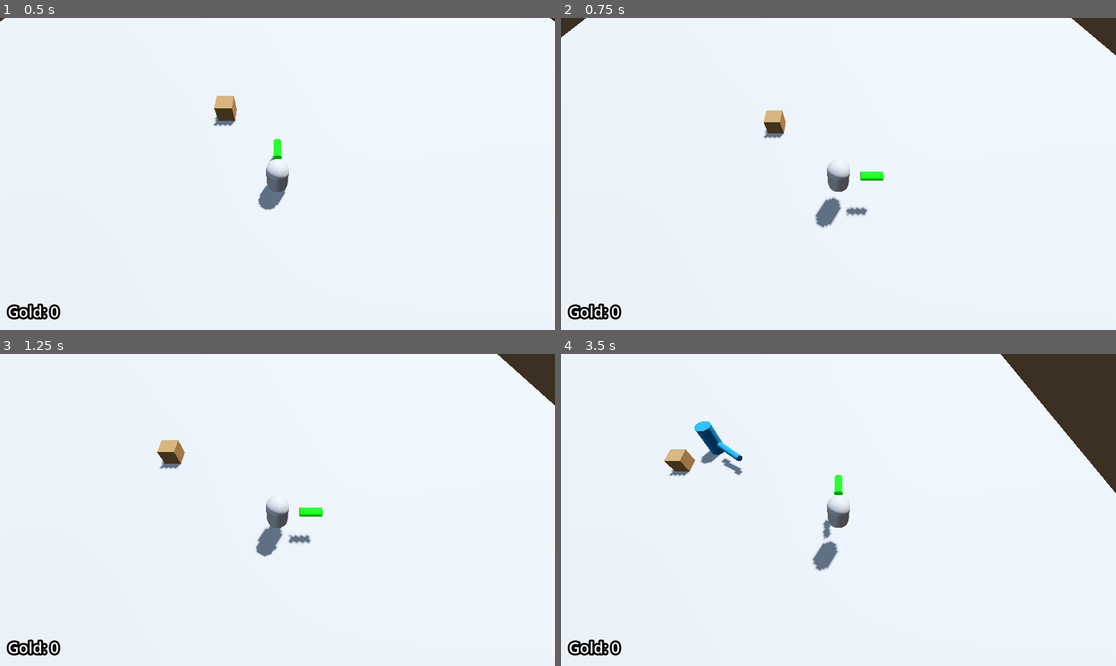
Above: before the commit, frames 1-4 (two rows, left to right).
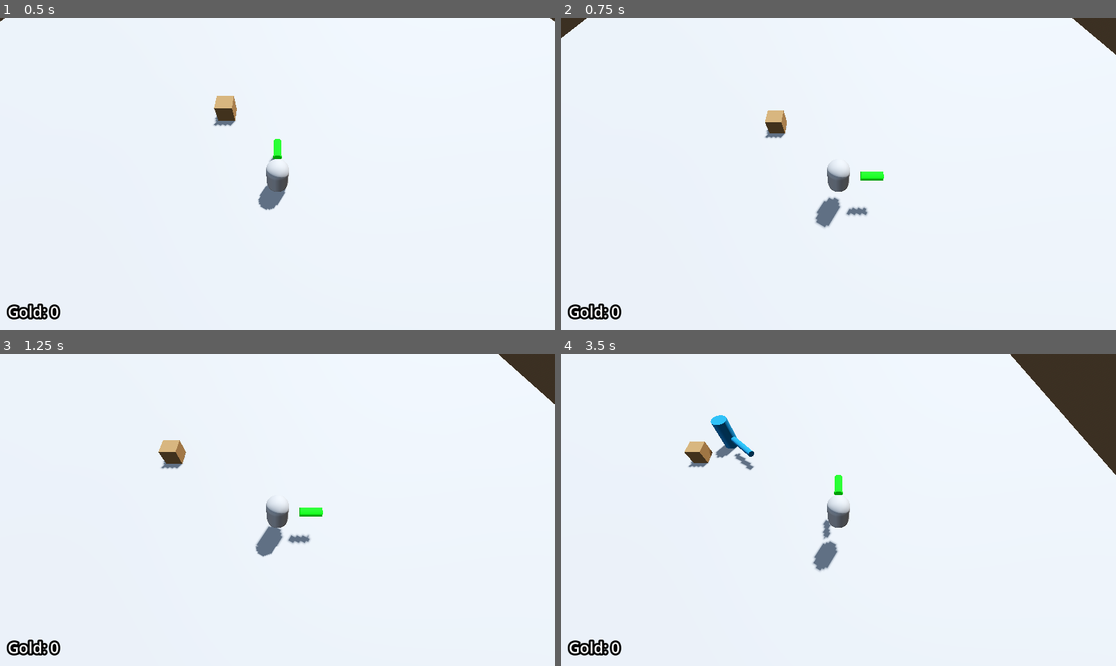
Above: after the commit, the same moments.

Repository: Ra-vanTech/ProjectBoozeArmy
Game: Godot game, scene res://Escena1_BoozeArmy.tscn
The game is run twice, just before and just after one commit, with the same random seed, the same clock (stepped at 60 frames per second) and the same inputs.
Inputs (mouse positions are in pixels of both pictures, inside the frame that each line leads up to):
- Up to frame 1 (0.5 s): no input
- Up to frame 2 (0.75 s): tap Enter at 0.5 s; move the mouse to (960, 158) at 0.52 s; hold D (move_right) from 0.53 s (still down); tap Space (jump) at 0.6 s
- Up to frame 3 (1.25 s): keep holding D (move_right); tap Space (jump) at 0.77, 1.07 s
- Up to frame 4 (3.5 s): move the mouse to (727, 525) at 1.27 s; release D (move_right) at 1.28 s; hold S (move_back) 1.28-2.03 s; right-click (727, 525) at 1.35 s; tap Space (jump) at 1.52, 1.55, 1.82, 2.1, 3.02, 3.05, 3.32 s; move the mouse to (894, 441) at 2.02 s; hold D (move_right) 2.03-2.78 s; move the mouse to (810, 572) at 2.77 s; hold W (move_forward) from 2.78 s (still down); right-click (810, 572) at 2.85 s

Frame 1 is identical in both runs. In frame 2, 0.2% of the frame differs, in the area x 0-100%, y 0-68%; in frame 3, 0.2%; in frame 4, 2.5%, in the area x 18-100%, y 0-70%.

Commit message:
[feat] Implementación de la máquina de estado
Aún está la primera que había hecho, ahorita se quita

Diff:
--- a/entities/player/scenes/player_test.tscn
+++ b/entities/player/scenes/player_test.tscn
@@ -3,8 +3,13 @@
 [ext_resource type="Script" uid="uid://b2utb5hqprrnp" path="res://entities/player/scripts/player.gd" id="1_87kod"]
 [ext_resource type="Script" uid="uid://b33qhtcbiwyen" path="res://entities/player/shared_components/components/InputComponent.gd" id="1_fc5vt"]
 [ext_resource type="Script" uid="uid://cet3rr2bu208v" path="res://entities/shared_components/MovementComponent.gd" id="2_ucsmf"]
+[ext_resource type="Script" uid="uid://cgcausgdv1lnp" path="res://core/state/shared_state/idle.gd" id="3_6tei6"]
 [ext_resource type="Script" uid="uid://iin3yxgmowr1" path="res://entities/shared_components/HealthComponent.gd" id="4_20dgb"]
+[ext_resource type="Script" uid="uid://djr2hdyh2qthi" path="res://core/state/shared_state/moving.gd" id="4_621nv"]
 [ext_resource type="Script" uid="uid://ccuyrq1cbmgww" path="res://entities/shared_components/HitBoxComponent.gd" id="5_7mveo"]
+[ext_resource type="Script" uid="uid://u6onrpfll0j8" path="res://entities/player/states/jumping.gd" id="5_f4mq5"]
+[ext_resource type="Script" uid="uid://bhibx0ldhclun" path="res://core/state/shared_state/falling.gd" id="6_147ks"]
+[ext_resource type="Script" uid="uid://dg58ii4f2iy6e" path="res://core/state/state_machine.gd" id="6_588vb"]
 
 [sub_resource type="CapsuleMesh" id="CapsuleMesh_ucsmf"]
 
@@ -19,8 +24,9 @@
 
 [sub_resource type="CapsuleShape3D" id="CapsuleShape3D_ucsmf"]
 
-[node name="Player_test" type="CharacterBody3D" unique_id=54499108 groups=["player"]]
+[node name="Player_test" type="CharacterBody3D" unique_id=54499108 node_paths=PackedStringArray("state_machine") groups=["player"]]
 script = ExtResource("1_87kod")
+state_machine = NodePath("StateMachine")
 
 [node name="MeshInstance3D" type="MeshInstance3D" parent="." unique_id=990134174]
 transform = Transform3D(1, 0, 0, 0, 1, 0, 0, 0, 1, 0, 1, 0)
@@ -34,6 +40,34 @@
 [node name="CollisionShape3D" type="CollisionShape3D" parent="." unique_id=1060425069]
 transform = Transform3D(1, 0, 0, 0, 1, 0, 0, 0, 1, 0, 1, 0)
 shape = SubResource("CapsuleShape3D_ucsmf")
+
+[node name="StateMachine" type="Node" parent="." unique_id=1346876087 node_paths=PackedStringArray("initial_state")]
+script = ExtResource("6_588vb")
+initial_state = NodePath("IdleState")
+metadata/_custom_type_script = "uid://dg58ii4f2iy6e"
+
+[node name="IdleState" type="Node" parent="StateMachine" unique_id=1048653098 node_paths=PackedStringArray("input_component")]
+script = ExtResource("3_6tei6")
+input_component = NodePath("../../InputComponent")
+metadata/_custom_type_script = "uid://cgcausgdv1lnp"
+
+[node name="MovingState" type="Node" parent="StateMachine" unique_id=977842704 node_paths=PackedStringArray("input_component", "movement_component")]
+script = ExtResource("4_621nv")
+input_component = NodePath("../../InputComponent")
+movement_component = NodePath("../../MovementComponent")
+metadata/_custom_type_script = "uid://djr2hdyh2qthi"
+
+[node name="JumpingState" type="Node" parent="StateMachine" unique_id=437816381 node_paths=PackedStringArray("body", "movement_component")]
+script = ExtResource("5_f4mq5")
+body = NodePath("../..")
+movement_component = NodePath("../../MovementComponent")
+metadata/_custom_type_script = "uid://u6onrpfll0j8"
+
+[node name="FallingState" type="Node" parent="StateMachine" unique_id=1106573890 node_paths=PackedStringArray("body", "movement_component")]
+script = ExtResource("6_147ks")
+body = NodePath("../..")
+movement_component = NodePath("../../MovementComponent")
+metadata/_custom_type_script = "uid://bhibx0ldhclun"
 
 [node name="InputComponent" type="Node" parent="." unique_id=740762571]
 unique_name_in_owner = true
@@ -50,7 +84,6 @@
 [node name="HealthComponent" type="Node" parent="." unique_id=583010885]
 unique_name_in_owner = true
 script = ExtResource("4_20dgb")
-COINS_DROPPED_DEFAULT = 0
 metadata/_custom_type_script = "uid://iin3yxgmowr1"
 
 [node name="HitBoxComponent" type="Area3D" parent="." unique_id=2125891360 node_paths=PackedStringArray("health_component")]
--- a/entities/player/scripts/player.gd
+++ b/entities/player/scripts/player.gd
@@ -8,11 +8,11 @@
 
 @export var STARTING_HEALTH := 100.0
 @export var COINS_DROPPED := 0
+@export var state_machine: StateMachine
 
 var current_state: s
 
 @onready var input_component: InputComponent = %InputComponent
-@onready var movement_component: MovementComponent = %MovementComponent
 @onready var hit_box_component: HitBoxComponent = %HitBoxComponent
 @onready var death_screen: CanvasLayer = get_tree().get_first_node_in_group("death_screen")
 @onready var pause_screen = get_tree().get_first_node_in_group("pause_screen")
@@ -26,10 +26,7 @@
 
 # Called every frame. 'delta' is the elapsed time since the previous frame.
 func _physics_process(delta: float) -> void:
-	input_component.update()
-	movement_component.direction = input_component.move_direction
-	movement_component.is_jumping = input_component.is_jumping
-	movement_component.tick(delta)
+	state_machine.tick(delta)
 
 	# all mish-mashed together just to see if it works, it sort of does, it doesnt work if not moving
 	# Sistema de disparo
--- a/entities/shared_components/MovementComponent.gd
+++ b/entities/shared_components/MovementComponent.gd
@@ -21,12 +21,12 @@
 	if not BODY.is_on_floor():
 		BODY.velocity += BODY.get_gravity() * delta * GRAVITY_MULTIPLIEAR
 
-	if is_jumping and BODY.is_on_floor():
-		BODY.velocity.y = JUMP_VELOCITY
-	is_jumping = false
-
 	BODY.move_and_slide()
 
 	if MODEL and direction.length_squared() > 0.001:
 		var look_direction: Vector3 = Vector3(direction.x, 0, direction.y).normalized()
 		MODEL.look_at(MODEL.global_position + look_direction, Vector3.UP)
+
+
+func jump() -> void:
+	BODY.velocity.y = JUMP_VELOCITY
